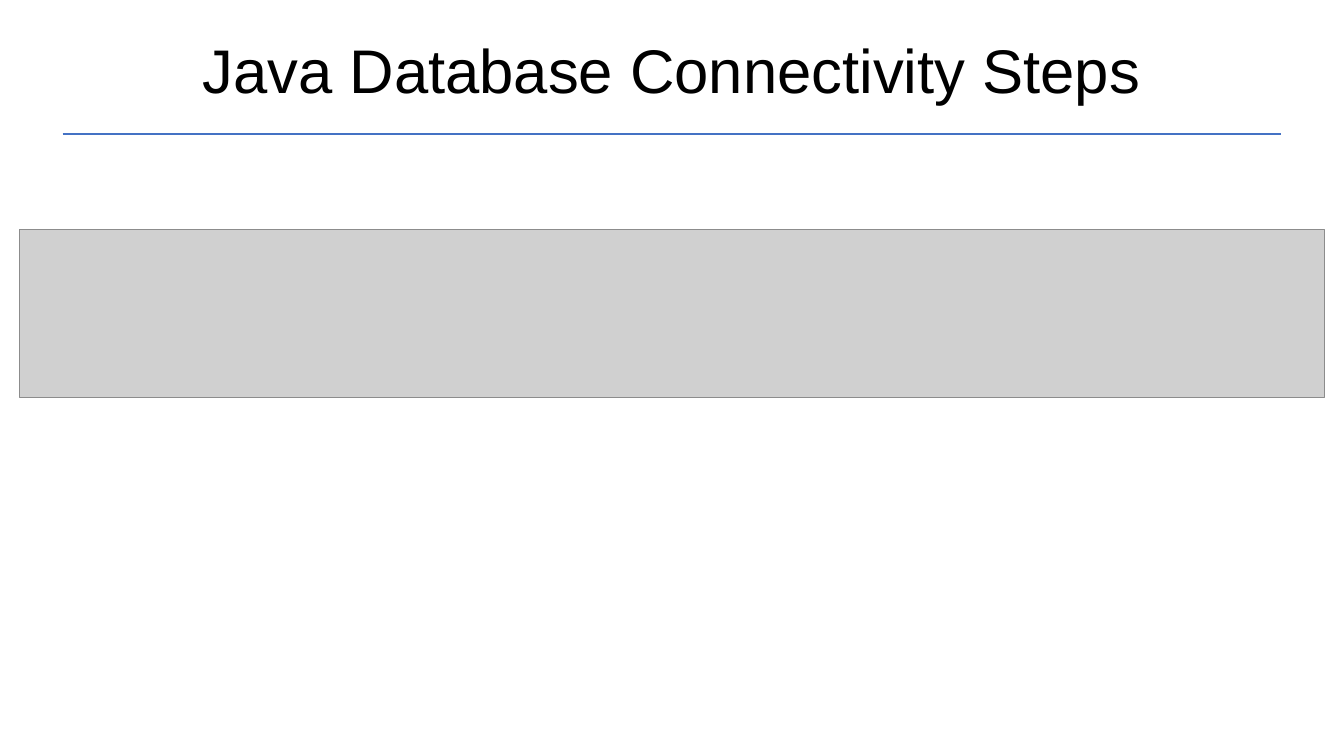
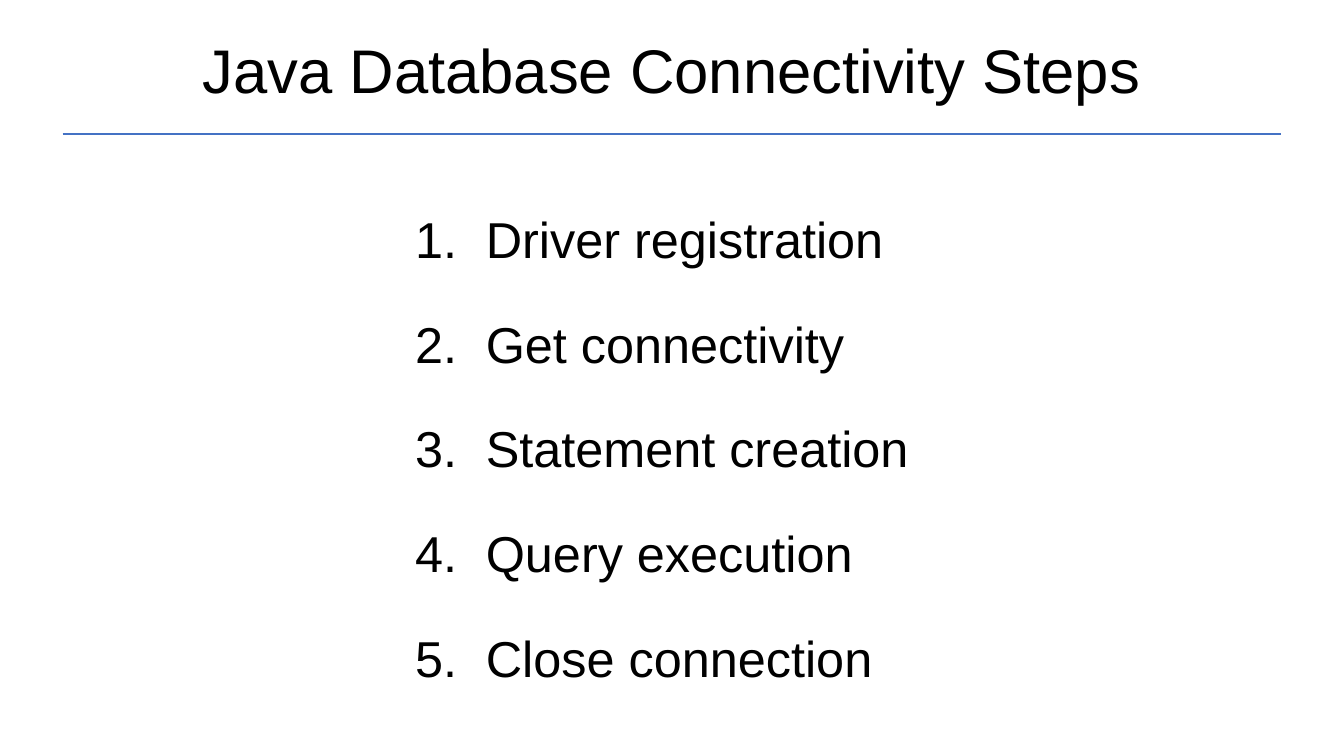
Before and after one commit to Garnik94/Levelup_presentations, a slide deck: slide 4 of JDBC/JDBC_Presentation.pptx. Drawn at 1344x756 pixels with LibreOffice and Linux fonts; fonts in the diff are those of the drawing; grey boxes stand for pictures. Boxes give left, top, right and bottom in pixels: in the first picture for what was removed or moved away, otherwise in the second. Text is boxed around its words. In the diff, an @@ line names an element or a change of style, - is before the commit and + after.

```diff
--- a/JDBC/JDBC_Presentation.pptx
+++ b/JDBC/JDBC_Presentation.pptx
@@ picture removed at bbox=[19, 230, 1325, 397] @@
@@ text added at bbox=[486, 221, 908, 678], 36 pt, text #000000 @@
+1. Driver registration
+2. Get connectivity
+3. Statement creation
+4. Query execution
+5. Close connection
```
Also in this commit, not shown: 2 other slides changed, 4 slides added, 1 other file.
